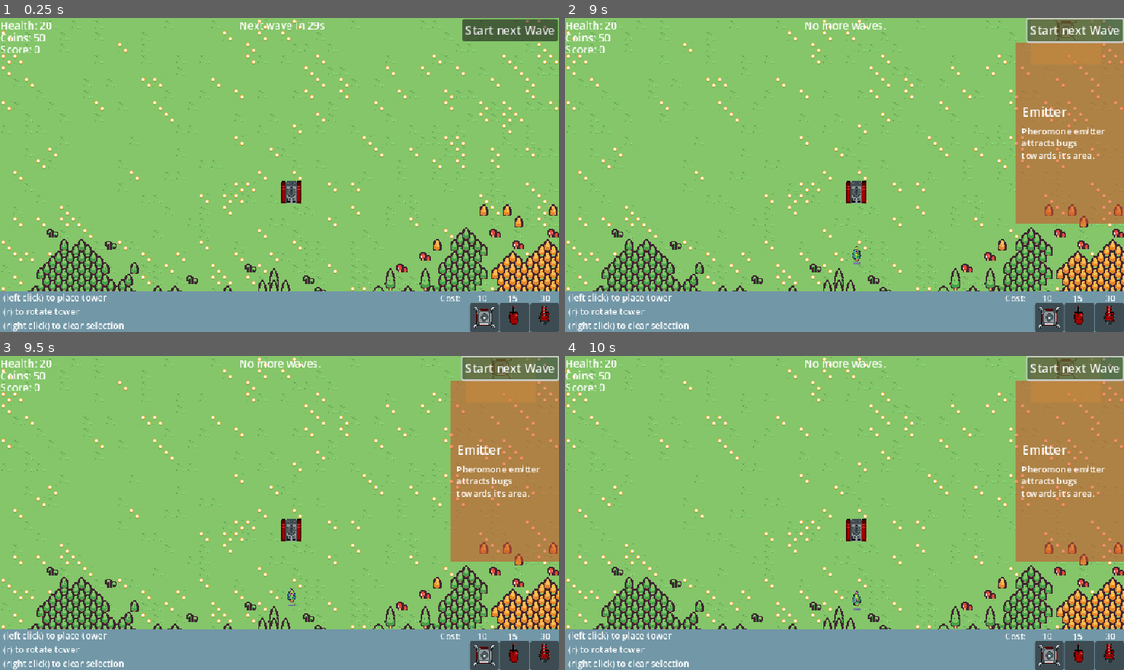
Above: before the commit, frames 1-4 (two rows, left to right).
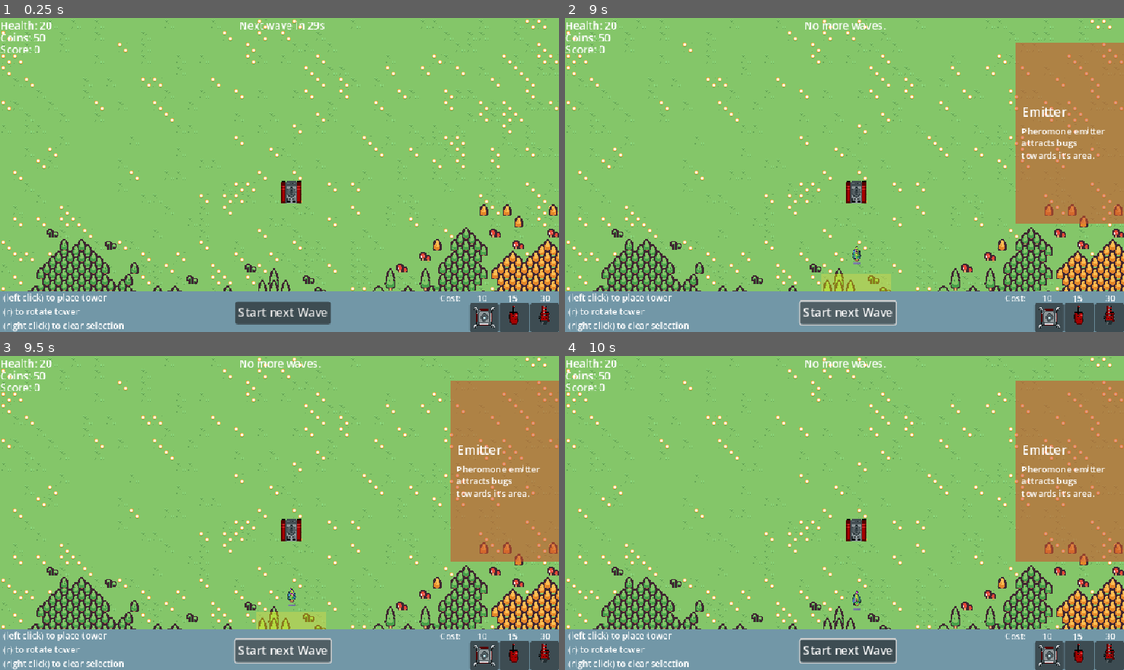
Above: after the commit, the same moments.

Repository: cmoll24/Anomaly-TD
Game: Godot game, scene res://src/level1.tscn
Two runs of this game, one before a commit and one after it. Both use one fixed random seed, a clock stepped at 60 frames per second and the inputs below. This scene is started directly instead of the project's main scene. Sound files missing from this copy of the repository are replaced by a short silence.
Inputs (mouse positions are in pixels of both pictures, inside the frame that each line leads up to):
- Up to frame 1 (0.25 s): no input
- Up to frame 2 (9 s): click "Start next Wave" at 0.5 s; click "Start next Wave" at 1.25 s; click (1079, 316) at 2 s; click (1107, 316) at 2.75 s; click (1051, 316) at 3.5 s; click (1079, 316) at 4.25 s; click (1107, 316) at 5 s; click (1051, 316) at 5.75 s; click (1079, 316) at 6.5 s; click (1107, 316) at 7.25 s; click (1051, 316) at 8 s; click "Start next Wave" at 8.75 s
- Up to frame 3 (9.5 s): no input
- Up to frame 4 (10 s): tap Enter at 9.5 s; move the mouse to (1068, 368) at 9.52 s; hold Right mouse button (clear_selection) from 9.53 s (still down); click (1068, 368) at 9.8 s

The runs differ from the first frame. In frame 1, 2.5% of the frame differs, in the area x 42-100%, y 0-98%; in frame 2, 3.5%, in the area x 41-100%, y 0-98%; in frame 3, 3.5%; in frame 4, 2.8%.

Commit message:
Changed music to ogg files

Diff:
--- a/src/level1.tscn
+++ b/src/level1.tscn
@@ -694,10 +694,10 @@
 
 [node name="start_wave" type="Button" parent="pausable/UI"]
 layout_mode = 0
-offset_left = 635.0
-offset_top = -391.0
-offset_right = 766.0
-offset_bottom = -360.0
+offset_left = 323.0
+offset_top = -2.0
+offset_right = 454.0
+offset_bottom = 29.0
 text = "Start next Wave"
 
 [node name="Ysort" type="Node2D" parent="pausable"]
--- a/src/level2.tscn
+++ b/src/level2.tscn
@@ -693,10 +693,10 @@
 
 [node name="start_wave" type="Button" parent="pausable/UI"]
 layout_mode = 0
-offset_left = 635.0
-offset_top = -391.0
-offset_right = 766.0
-offset_bottom = -360.0
+offset_left = 323.0
+offset_top = -2.0
+offset_right = 454.0
+offset_bottom = 29.0
 text = "Start next Wave"
 
 [node name="Ysort" type="Node2D" parent="pausable"]
--- a/src/main.gd
+++ b/src/main.gd
@@ -213,11 +213,11 @@
 			child.start_navigation(create_navpath(child.position))
 
 func _unhandled_input(event):
-	if event.is_action_pressed("clear_selection"):
+	if event.is_action_pressed("clear_selection") and placing_turret:
 		placing_turret.free()
 	elif event.is_action_pressed("click") and placing_turret != null:
 		var mouse_pos = get_global_mouse_position()
-		if place_area.has_point(mouse_pos):
+		if place_area.has_point(mouse_pos) and GlobalVariables.get_coins() >= GlobalVariables.stats[placing_turret.tower_type]['cost']:
 			place_turret(placing_turret, mouse_pos)
 			get_viewport().set_input_as_handled()
 	elif event.is_action_pressed("rotate") and placing_turret:
--- a/src/musicControler.tscn
+++ b/src/musicControler.tscn
@@ -1,90 +1,90 @@
 [gd_scene load_steps=14 format=3 uid="uid://yc2tbwd4vdch"]
 
-[ext_resource type="AudioStream" uid="uid://5lpniwfrgkww" path="res://assets/songs/v1.0_bass.wav" id="1_25vy7"]
 [ext_resource type="Script" path="res://src/musicControler.gd" id="1_33yy4"]
-[ext_resource type="AudioStream" uid="uid://cfm7cfeen022f" path="res://assets/songs/v1.0_clap.wav" id="2_t6nh6"]
-[ext_resource type="AudioStream" uid="uid://cgthvewthchmt" path="res://assets/songs/v1.0_crash.wav" id="3_psmaa"]
-[ext_resource type="AudioStream" uid="uid://x7wymlojadv1" path="res://assets/songs/v1.0_kick.wav" id="4_6cco6"]
-[ext_resource type="AudioStream" uid="uid://dl6fvrh06v41e" path="res://assets/songs/v1.0_lead.wav" id="5_0dx56"]
-[ext_resource type="AudioStream" uid="uid://dtegk3gahph8t" path="res://assets/songs/v1.0_pad 02.wav" id="6_vsf7m"]
-[ext_resource type="AudioStream" uid="uid://cqkyl687nq5r7" path="res://assets/songs/v1.0_pad.wav" id="7_3go8m"]
-[ext_resource type="AudioStream" uid="uid://b1uy3w1eim8lc" path="res://assets/songs/v1.0_shaker.wav" id="8_phqfw"]
-[ext_resource type="AudioStream" uid="uid://b2exmx6adtrc5" path="res://assets/songs/v1.0_snare.wav" id="9_68bkt"]
-[ext_resource type="AudioStream" uid="uid://bo55hgybjwxbu" path="res://assets/songs/v1.0_synth01.wav" id="10_srb0l"]
-[ext_resource type="AudioStream" uid="uid://ckt3suwlc3i4" path="res://assets/songs/v1.0_synth02.wav" id="11_7cwrm"]
-[ext_resource type="AudioStream" uid="uid://bxf1qic6y3hgv" path="res://assets/songs/v1.0_toms.wav" id="12_dfvqo"]
+[ext_resource type="AudioStream" uid="uid://bam316dh8flp3" path="res://assets/songs/v1.0_bass.ogg" id="2_uh3cq"]
+[ext_resource type="AudioStream" uid="uid://cimuny55w3eph" path="res://assets/songs/v1.0_clap.ogg" id="3_5wicr"]
+[ext_resource type="AudioStream" uid="uid://c5t35gj6dnpdv" path="res://assets/songs/v1.0_crash.ogg" id="4_l0cya"]
+[ext_resource type="AudioStream" uid="uid://c7eowlancdwrt" path="res://assets/songs/v1.0_kick.ogg" id="5_c2vkf"]
+[ext_resource type="AudioStream" uid="uid://c3v1au4ljwoqg" path="res://assets/songs/v1.0_lead.ogg" id="6_qmw4q"]
+[ext_resource type="AudioStream" uid="uid://cnyd50etbo057" path="res://assets/songs/v1.0_pad 02.ogg" id="7_6mby5"]
+[ext_resource type="AudioStream" uid="uid://m2vcys6rbssx" path="res://assets/songs/v1.0_pad.ogg" id="8_3sk5t"]
+[ext_resource type="AudioStream" uid="uid://dmucj61mvqvns" path="res://assets/songs/v1.0_shaker.ogg" id="9_te8nq"]
+[ext_resource type="AudioStream" uid="uid://bstk5oxkhkgga" path="res://assets/songs/v1.0_snare.ogg" id="10_7sy5q"]
+[ext_resource type="AudioStream" uid="uid://dyrq238g4xiqp" path="res://assets/songs/v1.0_synth01.ogg" id="11_36w18"]
+[ext_resource type="AudioStream" uid="uid://ddidxnknu86o8" path="res://assets/songs/v1.0_synth02.ogg" id="12_lss0y"]
+[ext_resource type="AudioStream" uid="uid://ehgjisi5mxa2" path="res://assets/songs/v1.0_toms.ogg" id="13_bl6ok"]
 
 [node name="MusicControler" type="Node"]
 script = ExtResource("1_33yy4")
 
 [node name="bass" type="AudioStreamPlayer" parent="."]
-stream = ExtResource("1_25vy7")
+stream = ExtResource("2_uh3cq")
 volume_db = -80.0
 autoplay = true
 bus = &"music"
 
 [node name="clap" type="AudioStreamPlayer" parent="."]
-stream = ExtResource("2_t6nh6")
+stream = ExtResource("3_5wicr")
 volume_db = -80.0
 autoplay = true
 bus = &"music"
 
 [node name="crash" type="AudioStreamPlayer" parent="."]
-stream = ExtResource("3_psmaa")
+stream = ExtResource("4_l0cya")
 volume_db = -80.0
 autoplay = true
 bus = &"music"
 
 [node name="kick" type="AudioStreamPlayer" parent="."]
-stream = ExtResource("4_6cco6")
+stream = ExtResource("5_c2vkf")
 volume_db = -80.0
 autoplay = true
 bus = &"music"
 
 [node name="lead" type="AudioStreamPlayer" parent="."]
-stream = ExtResource("5_0dx56")
+stream = ExtResource("6_qmw4q")
 volume_db = -80.0
 autoplay = true
 bus = &"music"
 
 [node name="pad" type="AudioStreamPlayer" parent="."]
-stream = ExtResource("6_vsf7m")
+stream = ExtResource("7_6mby5")
 volume_db = -80.0
 autoplay = true
 bus = &"music"
 
 [node name="pad2" type="AudioStreamPlayer" parent="."]
-stream = ExtResource("7_3go8m")
+stream = ExtResource("8_3sk5t")
 volume_db = -80.0
 autoplay = true
 bus = &"music"
 
 [node name="shaker" type="AudioStreamPlayer" parent="."]
-stream = ExtResource("8_phqfw")
+stream = ExtResource("9_te8nq")
 volume_db = -80.0
 autoplay = true
 bus = &"music"
 
 [node name="snare" type="AudioStreamPlayer" parent="."]
-stream = ExtResource("9_68bkt")
+stream = ExtResource("10_7sy5q")
 volume_db = -80.0
 autoplay = true
 bus = &"music"
 
 [node name="synth" type="AudioStreamPlayer" parent="."]
-stream = ExtResource("10_srb0l")
+stream = ExtResource("11_36w18")
 volume_db = -80.0
 autoplay = true
 bus = &"music"
 
 [node name="synth2" type="AudioStreamPlayer" parent="."]
-stream = ExtResource("11_7cwrm")
+stream = ExtResource("12_lss0y")
 volume_db = -80.0
 autoplay = true
 bus = &"music"
 
 [node name="toms" type="AudioStreamPlayer" parent="."]
-stream = ExtResource("12_dfvqo")
+stream = ExtResource("13_bl6ok")
 volume_db = -80.0
 autoplay = true
 bus = &"music"
Not shown, added: assets/songs/v1.0_bass.ogg.import
Not shown, removed: assets/songs/v1.0_bass.wav.import
Not shown, added: assets/songs/v1.0_clap.ogg.import
Not shown, removed: assets/songs/v1.0_clap.wav.import
Not shown, added: assets/songs/v1.0_crash.ogg.import
Not shown, removed: assets/songs/v1.0_crash.wav.import
Not shown, added: assets/songs/v1.0_kick.ogg.import
Not shown, removed: assets/songs/v1.0_kick.wav.import
Not shown, added: assets/songs/v1.0_lead.ogg.import
Not shown, removed: assets/songs/v1.0_lead.wav.import
Not shown, added: assets/songs/v1.0_pad 02.ogg.import
Not shown, removed: assets/songs/v1.0_pad 02.wav.import
(and 36 more such lines)
